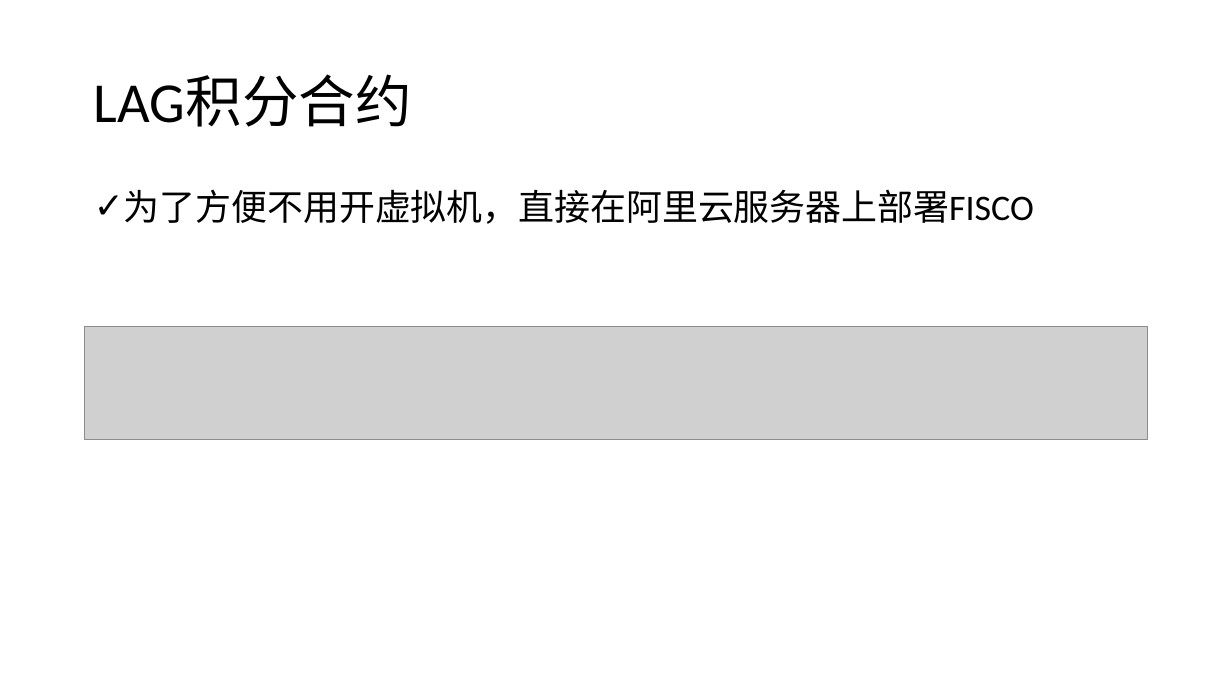
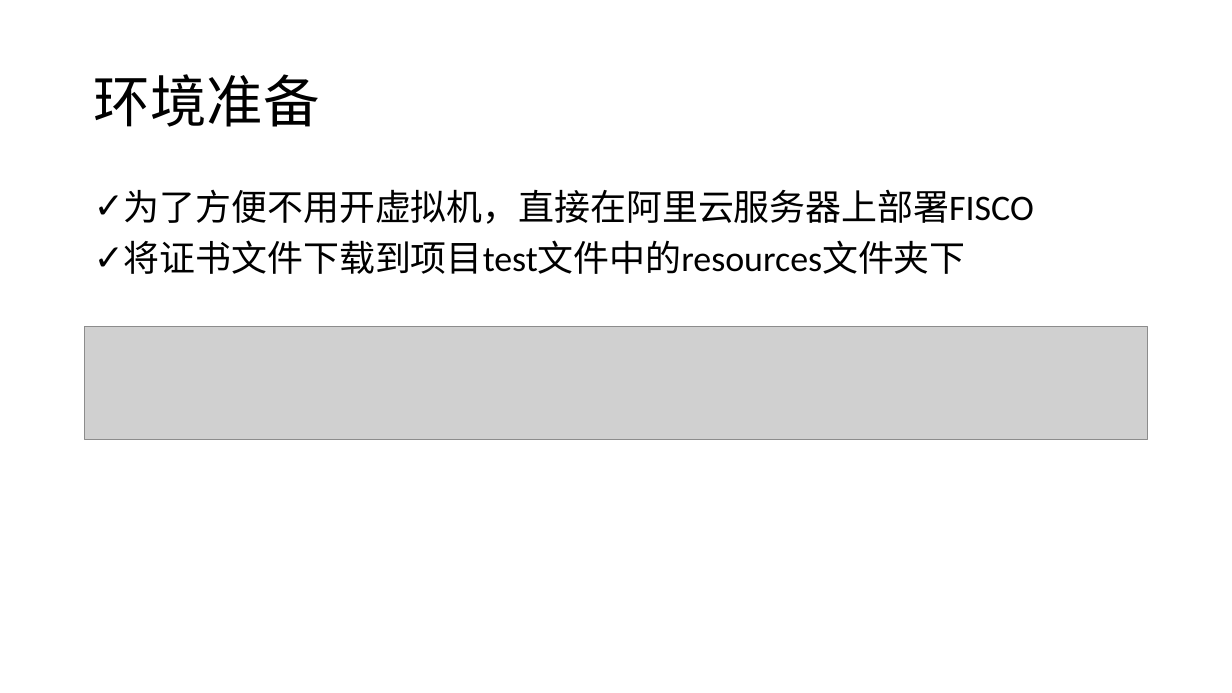
Before and after one commit to webanklabgroup5/webank, a slide deck: slide 2 of day2/Day2_Report.pptx. Drawn at 1232x693 pixels with LibreOffice and Linux fonts; fonts in the diff are those of the drawing; grey boxes stand for pictures. Boxes give left, top, right and bottom in pixels: in the first picture for what was removed or moved away, otherwise in the second. Text is boxed around its words. In the diff, an @@ line names an element or a change of style, - is before the commit and + after.

```diff
--- a/day2/Day2_Report.pptx
+++ b/day2/Day2_Report.pptx
@@ title at (94, 74, 320, 127): text changed @@
-LAG积分合约
+环境准备
@@ text at (124, 240, 966, 274): paragraph added @@
+✓ 将证书文件下载到项目test文件中的resources文件夹下
```
Also in this commit, not shown: 3 other slides changed, 1 slide added, 7 other files.
